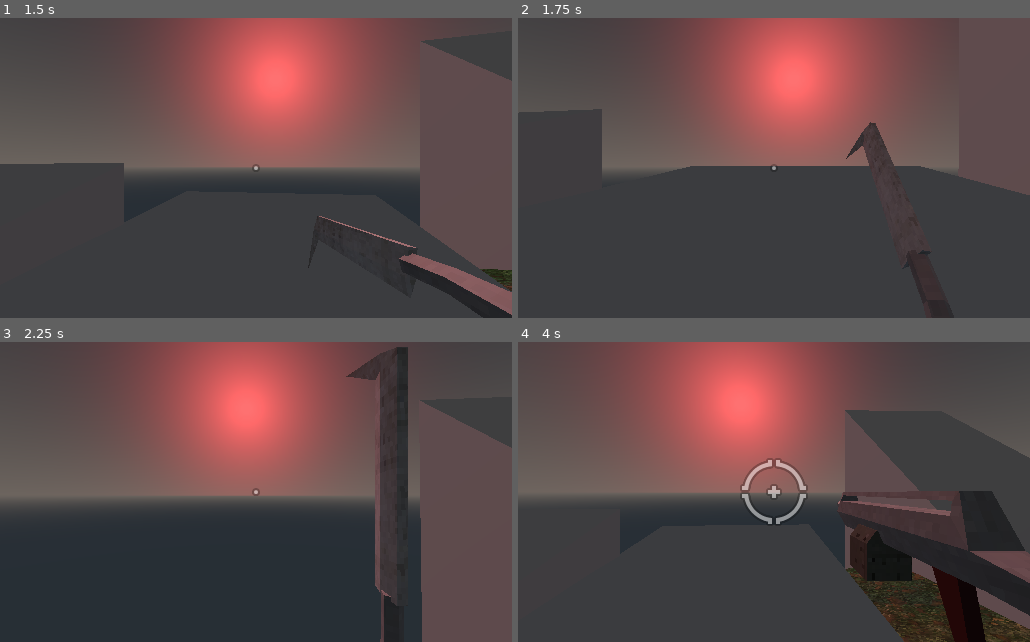
Above: before the commit, frames 1-4 (two rows, left to right).
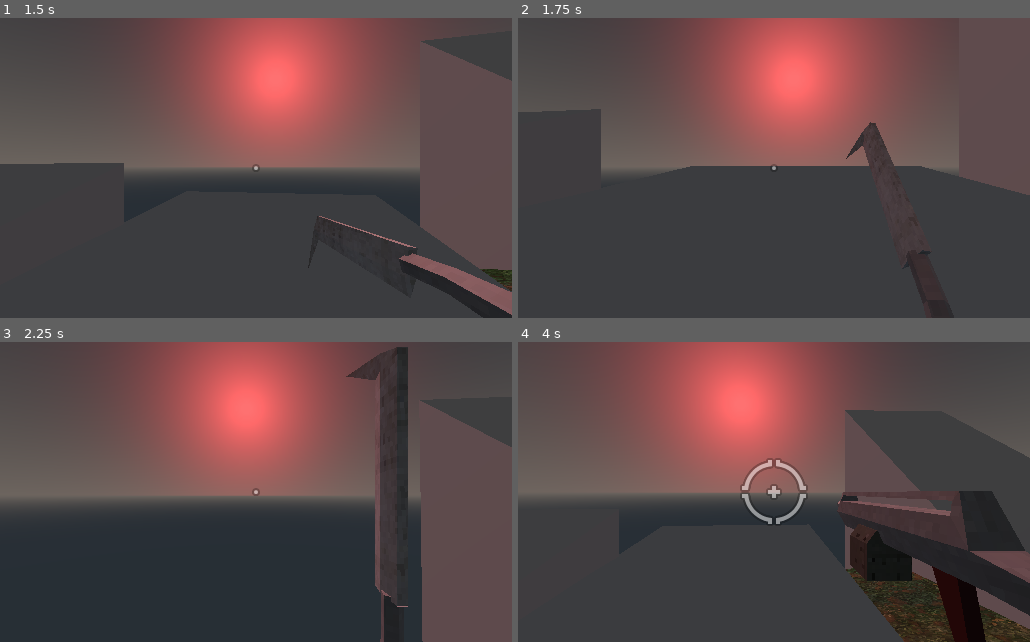
Above: after the commit, the same moments.

Repository: JesusRoberto64/Teoyotl
Game: Godot game, scene res://enviromet/ground.tscn
The game is run twice, just before and just after one commit, with the same random seed, the same clock (stepped at 60 frames per second) and the same inputs.
Inputs (mouse positions are in pixels of both pictures, inside the frame that each line leads up to):
- Up to frame 1 (1.5 s): tap Enter at 0.5 s; move the mouse to (281, 168) at 0.52 s; hold W (move_forward) from 0.53 s (still down); tap Space (jump) at 0.6, 0.77, 1.07 s; move the mouse to (230, 168) at 1.27 s; click (230, 168) at 1.35 s
- Up to frame 2 (1.75 s): keep holding W (move_forward); tap Space (jump) at 1.52, 1.55 s
- Up to frame 3 (2.25 s): keep holding W (move_forward); tap Space (jump) at 1.82 s; move the mouse to (266, 486) at 2.02 s; hold D (move_rigth) from 2.03 s (still down)
- Up to frame 4 (4 s): keep holding W (move_forward); tap Space (jump) at 2.3, 3.02, 3.05, 3.32, 3.77, 3.8 s; move the mouse to (768, 498) at 2.77 s; release D (move_rigth) at 2.78 s; tap 1 at 2.85 s; tap R (restart) at 3.5 s; move the mouse to (809, 495) at 3.52 s; tap 2 at 3.6 s

Frame 1 is identical in both runs. In frame 2, less than 0.1% of the frame differs, in the area x 0-79%, y 30-52%; in frame 3, less than 0.1%; in frame 4, 0.2%, in the area x 64-100%, y 22-100%.

Commit message:
FAIL parameter modificatin
move_and_slide_with snap dont work

Diff:
--- a/characters/CharcaterMover.gd
+++ b/characters/CharcaterMover.gd
@@ -39,25 +39,26 @@
 
 	velocity += move_accel * cur_move_vec - velocity * Vector3(drag,0,drag) + gravity * Vector3.DOWN *delta
 
-	velocity = body_to_move.move_and_slide_with_snap(velocity,snap_vec,Vector3.UP,true)
+	velocity = body_to_move.move_and_slide_with_snap(velocity,snap_vec,Vector3.UP,true,4,1.48353)
 
 	var grounded = body_to_move.is_on_floor()
 	if grounded:
-		#velocity = Vector3.ZERO
 		velocity.y = -0.01
 		snap_vec = Vector3.DOWN
-
+		# este e sun test de la branch
+		gravity = 0
 		pass
 	if grounded and pressed_jump:
 		velocity.y = jump_force
 		snap_vec = Vector3.ZERO
+		gravity = 60
 		print("salto")
 	else:
 		snap_vec = Vector3.DOWN
 		pass
 	pressed_jump = false
 	emit_signal("movement_info",velocity,grounded)
-	print(grounded)
+
 
 func frozen():
 	frozen = true
